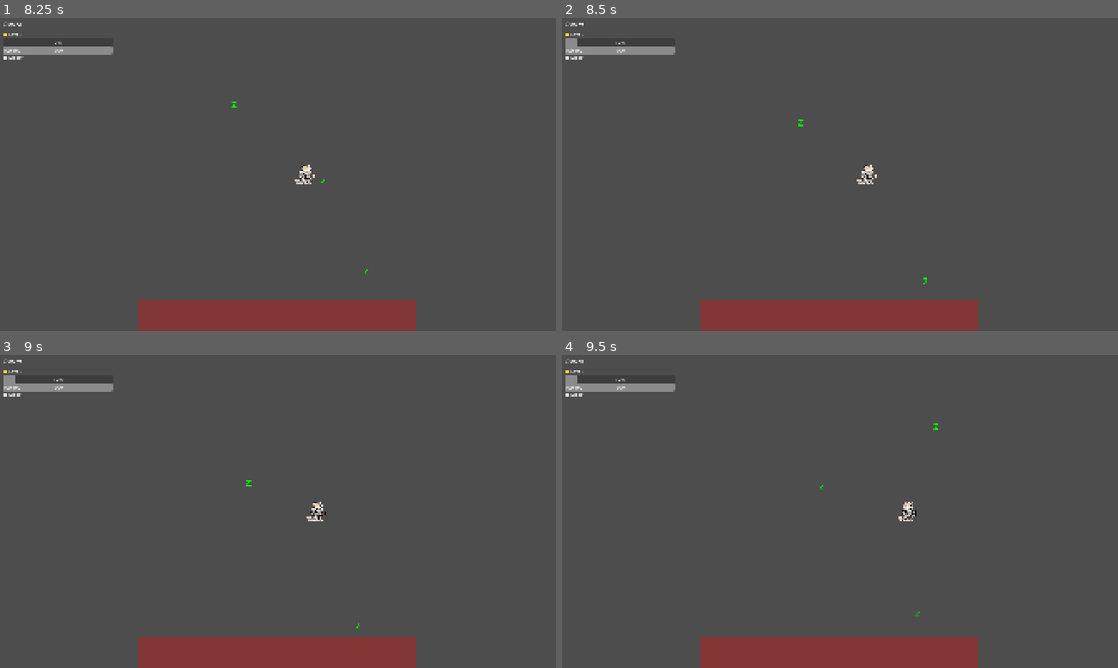
Above: before the commit, frames 1-4 (two rows, left to right).
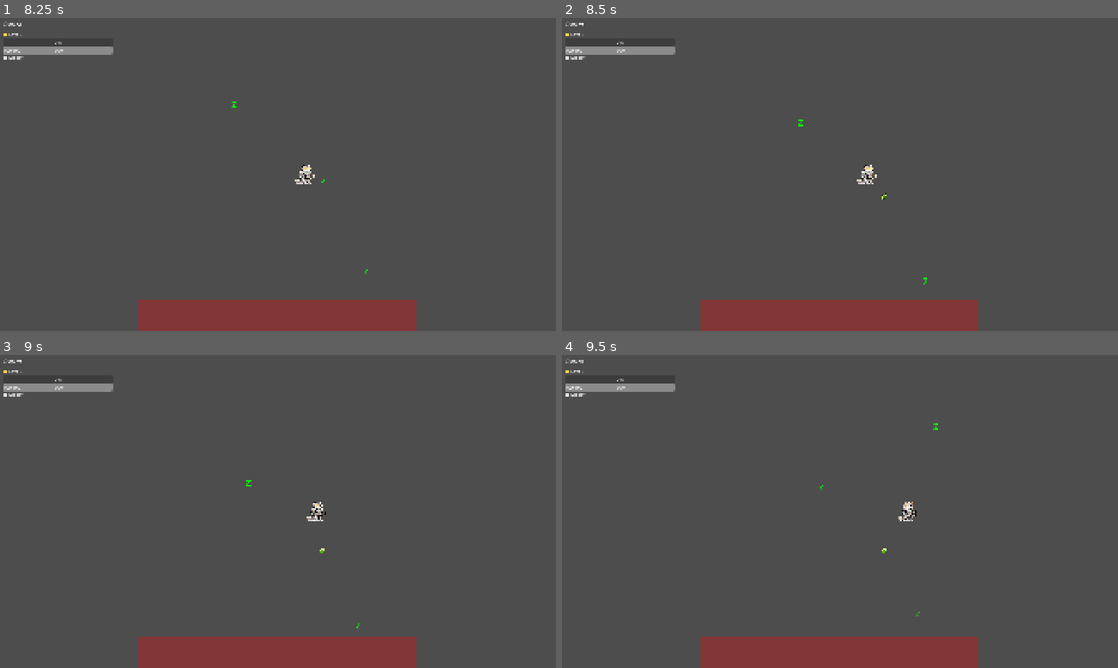
Above: after the commit, the same moments.

Repository: Coulky/milk
Game: Godot game, scene res://scenes/ui/main_menu.tscn
The game is run twice, just before and just after one commit, with the same random seed, the same clock (stepped at 60 frames per second) and the same inputs.
Inputs:
- Up to frame 1 (8.25 s): click "Start Game" at 0.5 s; click "Warrior" at 1.25 s; tap Enter at 2, 7.25 s; hold D (move_right) 2.03-2.78 s; hold S (move_down) 2.78-3.53 s; hold D (move_right) 3.53-4.28 s; hold W (move_up) 4.28-5.03 s; tap Space at 5 s; hold A (move_left) 5.03-6.53 s; hold S (move_down) 6.53-7.28 s; hold D (move_right) 7.28-8.03 s; hold W (move_up) from 8.03 s (still down)
- Up to frame 2 (8.5 s): keep holding W (move_up)
- Up to frame 3 (9 s): release W (move_up) at 8.78 s; hold D (move_right) from 8.78 s (still down)
- Up to frame 4 (9.5 s): keep holding D (move_right)

Frame 1 is identical in both runs. In frame 2, less than 0.1% of the frame differs, in the area x 0-59%, y 6-58%; in frame 3, less than 0.1%; in frame 4, less than 0.1%.

Commit message:
更换 drops 素材，修复掉落物品位置叠加 bug

Diff:
--- a/configs/drops.json
+++ b/configs/drops.json
@@ -4,7 +4,7 @@
       "id": "experience_gem",
       "name": {"zh_CN": "经验宝石", "en": "Experience Gem", "ja": "経験の宝石"},
       "description": {"zh_CN": "增加经验值", "en": "Increases experience", "ja": "経験値を増加"},
-      "path": "res://assets/images/test2.png",
+      "path": "res://assets/images/drops/experience_gem.png",
       "size": [20, 20],
       "type": "experience",
       "drop_probability": 1.0,
@@ -15,7 +15,7 @@
       "id": "health_potion",
       "name": {"zh_CN": "血瓶", "en": "Health Potion", "ja": "ヘルスポーション"},
       "description": {"zh_CN": "恢复5%生命值", "en": "Restores 5% health", "ja": "5%のHPを回復"},
-      "path": "res://assets/images/test2.png",
+      "path": "res://assets/images/drops/health_potion.png",
       "size": [20, 20],
       "type": "consumable",
       "drop_probability": 0.03,
@@ -28,7 +28,7 @@
       "id": "speed_potion",
       "name": {"zh_CN": "速度瓶", "en": "Speed Potion", "ja": "スピードポーション"},
       "description": {"zh_CN": "10秒内提高30%移动速度", "en": "Increases movement speed by 30% for 10 seconds", "ja": "10秒間で移動速度が30%アップ"},
-      "path": "res://assets/images/test2.png",
+      "path": "res://assets/images/drops/speed_potion.png",
       "size": [20, 20],
       "type": "consumable",
       "drop_probability": 0.025,
@@ -43,7 +43,7 @@
       "id": "defense_potion",
       "name": {"zh_CN": "防御瓶", "en": "Defense Potion", "ja": "ディフェンスポーション"},
       "description": {"zh_CN": "10秒内提高30%防御", "en": "Increases defense by 30% for 10 seconds", "ja": "10秒間で防御力が30%アップ"},
-      "path": "res://assets/images/test2.png",
+      "path": "res://assets/images/drops/defense_potion.png",
       "size": [20, 20],
       "type": "consumable",
       "drop_probability": 0.025,
--- a/scripts/core/asset_manager.gd
+++ b/scripts/core/asset_manager.gd
@@ -48,17 +48,18 @@
 	var path = asset_data.get("path", "")
 	var texture = load_asset_texture(path)
 	if texture:
-		# 创建 Sprite2D 节点来显示图片
-		var sprite = Sprite2D.new()
-		sprite.texture = texture
+		# 创建 TextureRect 节点来显示图片
+		var texture_rect = TextureRect.new()
+		texture_rect.texture = texture
 
-		# 根据配置的 size 调整缩放
-		var texture_size = texture.get_size()
-		var scale_x = size.x / texture_size.x
-		var scale_y = size.y / texture_size.y
-		sprite.scale = Vector2(scale_x, scale_y)
+		# 设置大小
+		texture_rect.custom_minimum_size = size
 
-		# 将 Sprite2D 添加到容器中
-		container.add_child(sprite)
+		# 设置拉伸模式和透明度
+		texture_rect.stretch_mode = TextureRect.STRETCH_KEEP_ASPECT_CENTERED
+		texture_rect.expand_mode = TextureRect.EXPAND_FIT_WIDTH_PROPORTIONAL
+
+		# 将 TextureRect 添加到容器中
+		container.add_child(texture_rect)
 
 	return container
--- a/scripts/entities/enemies/enemy.gd
+++ b/scripts/entities/enemies/enemy.gd
@@ -188,7 +188,9 @@
 func spawn_experience_gem():
 	var saved_position = global_position
 	var saved_experience = experience_value
-	call_deferred("_spawn_experience_gem_deferred", saved_position, saved_experience)
+	# 给经验宝石一个随机的偏移量，避免与其他掉落物品重叠
+	var offset = Vector2(randf_range(-30, 30), randf_range(-30, 30))
+	call_deferred("_spawn_experience_gem_deferred", saved_position + offset, saved_experience)
 
 func _spawn_experience_gem_deferred(pos: Vector2, exp_value: int):
 	var gem_scene = preload("res://scenes/entities/experience_gem.tscn")
@@ -205,8 +207,10 @@
 	for drop in consumable_drops:
 		var probability = drop.get("drop_probability", 0)
 		if randf() < probability:
+			# 给消耗品一个随机的偏移量，避免与经验宝石重叠
+			var offset = Vector2(randf_range(-30, 30), randf_range(-30, 30))
 			# 使用 call_deferred 延迟创建物品，避免物理查询冲突
-			call_deferred("_spawn_pickup_deferred", drop, global_position)
+			call_deferred("_spawn_pickup_deferred", drop, global_position + offset)
 			break  # 只掉落一个物品
 
 func _spawn_pickup_deferred(drop, pos):
@@ -223,25 +227,28 @@
 
 	# 创建标签或纹理用于显示
 	if drop.path.begins_with("res://"):
-		# 创建 Sprite2D 节点来显示图片
-		var drop_sprite = Sprite2D.new()
+		# 创建 TextureRect 节点来显示图片
+		var texture_rect = TextureRect.new()
 
 		# 加载纹理
 		var texture = load(drop.path)
 		if texture:
-			drop_sprite.texture = texture
-
-			# 根据配置的 size 调整缩放
+			texture_rect.texture = texture
+
+			# 根据配置的 size 调整大小
 			if drop.has("size"):
 				var size = drop.get("size")
 				if size is Array and size.size() == 2:
-					# 计算缩放比例
-					var texture_size = texture.get_size()
-					var scale_x = size[0] / texture_size.x
-					var scale_y = size[1] / texture_size.y
-					drop_sprite.scale = Vector2(scale_x, scale_y)
-
-		pickup.add_child(drop_sprite)
+					texture_rect.custom_minimum_size = Vector2(size[0], size[1])
+
+			# 设置拉伸模式和透明度
+			texture_rect.stretch_mode = TextureRect.STRETCH_KEEP_ASPECT_CENTERED
+			texture_rect.expand_mode = TextureRect.EXPAND_FIT_WIDTH_PROPORTIONAL
+
+			# 居中显示
+			texture_rect.position = Vector2(-texture_rect.custom_minimum_size.x / 2, -texture_rect.custom_minimum_size.y / 2)
+
+		pickup.add_child(texture_rect)
 	else:
 		# 如果是符号，显示为文本
 		var label = Label.new()
--- a/scripts/entities/pickups/consumable_pickup.gd
+++ b/scripts/entities/pickups/consumable_pickup.gd
@@ -10,7 +10,7 @@
 		body_entered.connect(_on_body_entered)
 	# 添加自动消失计时器
 	var timer = Timer.new()
-	timer.wait_time = 20.0
+	timer.wait_time = 40.0
 	timer.one_shot = true
 	timer.autostart = true
 	timer.timeout.connect(queue_free)
--- a/scripts/entities/pickups/experience_gem.gd
+++ b/scripts/entities/pickups/experience_gem.gd
@@ -5,30 +5,41 @@
 func _ready():
 	add_to_group("experience_gem")
 
+	# 添加自动消失计时器
+	var timer = Timer.new()
+	timer.wait_time = 40.0
+	timer.one_shot = true
+	timer.autostart = true
+	timer.timeout.connect(queue_free)
+	add_child(timer)
+
 	# 从配置中获取经验宝石信息
 	var drop_data = ConfigManager.get_drop("experience_gem")
 	var icon = drop_data.get("path", "★")
 
 	if icon.begins_with("res://"):
-		# 创建 Sprite2D 节点来显示图片
-		var sprite = Sprite2D.new()
+		# 创建 TextureRect 节点来显示图片
+		var texture_rect = TextureRect.new()
 
 		# 加载纹理
 		var texture = load(icon)
 		if texture:
-			sprite.texture = texture
+			texture_rect.texture = texture
 
-			# 根据配置的 size 调整缩放
+			# 根据配置的 size 调整大小
 			if drop_data.has("size"):
 				var size = drop_data.get("size")
 				if size is Array and size.size() == 2:
-					# 计算缩放比例
-					var texture_size = texture.get_size()
-					var scale_x = size[0] / texture_size.x
-					var scale_y = size[1] / texture_size.y
-					sprite.scale = Vector2(scale_x, scale_y)
+					texture_rect.custom_minimum_size = Vector2(size[0], size[1])
 
-		add_child(sprite)
+			# 设置拉伸模式和透明度
+			texture_rect.stretch_mode = TextureRect.STRETCH_KEEP_ASPECT_CENTERED
+			texture_rect.expand_mode = TextureRect.EXPAND_FIT_WIDTH_PROPORTIONAL
+
+			# 居中显示
+			texture_rect.position = Vector2(-texture_rect.custom_minimum_size.x / 2, -texture_rect.custom_minimum_size.y / 2)
+
+		add_child(texture_rect)
 	else:
 		# 如果是符号，创建Label
 		var label = Label.new()
Binary file added: assets/images/drops/defense_potion.png
Not shown, added: assets/images/drops/defense_potion.png.import
Binary file added: assets/images/drops/experience_gem.png
Not shown, added: assets/images/drops/experience_gem.png.import
Binary file added: assets/images/drops/experience_gem_big.png
Not shown, added: assets/images/drops/experience_gem_big.png.import
Binary file added: assets/images/drops/health_potion.png
Not shown, added: assets/images/drops/health_potion.png.import
Binary file added: assets/images/drops/speed_potion.png
Not shown, added: assets/images/drops/speed_potion.png.import
Not shown, added: .DS_Store
Not shown, added: assets/.DS_Store
(and 2 more such lines)
